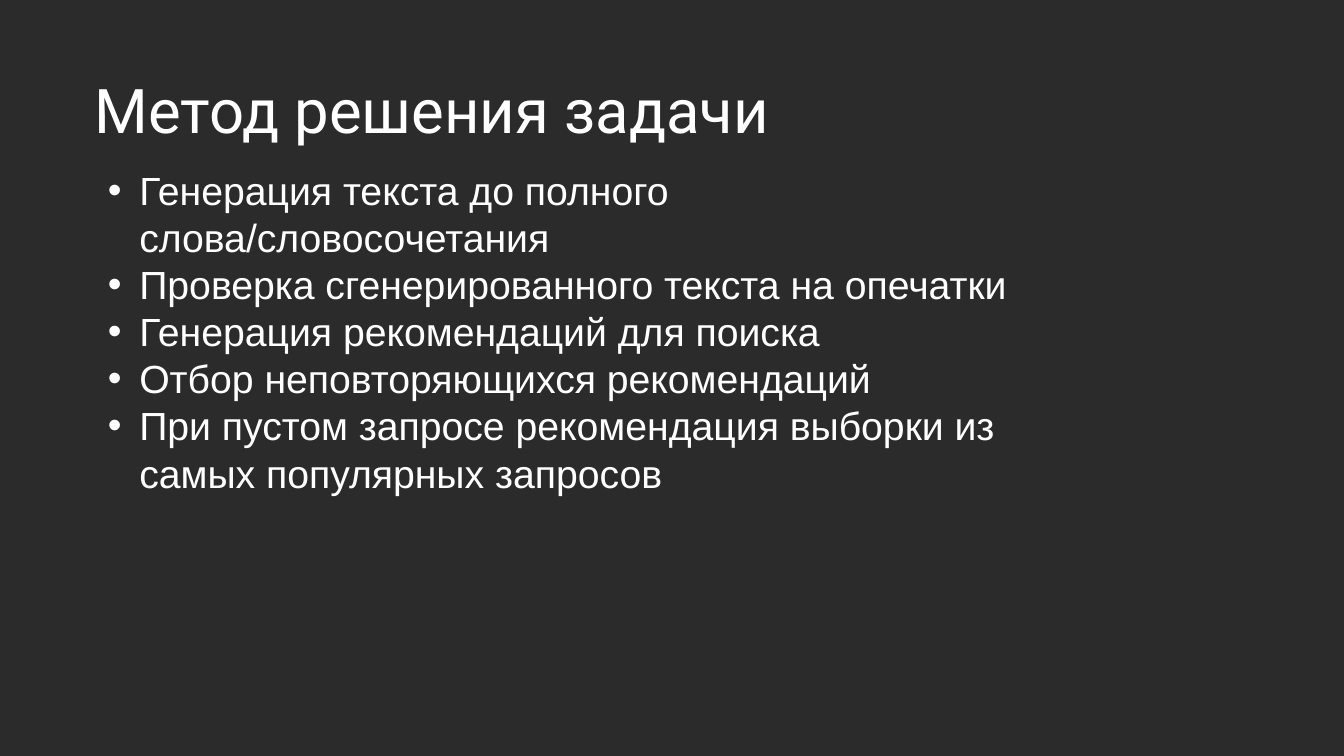
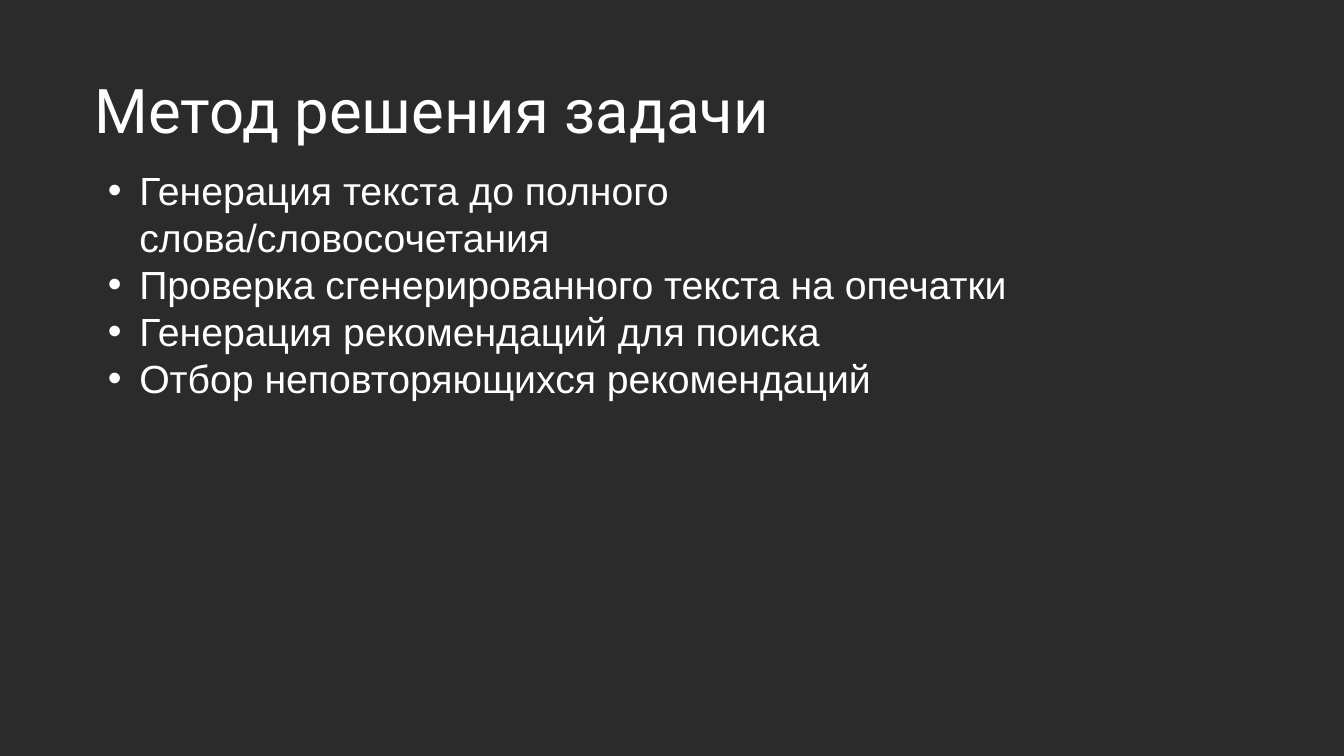
Before and after one commit to feodosiikotov/WildHack, a slide deck: slide 3 of DurkaScience.pptx. Drawn at 1344x756 pixels with LibreOffice and Linux fonts; fonts in the diff are those of the drawing; background and template pictures are left out; a plain dark background stands for a picture behind light text. Boxes give left, top, right and bottom in pixels: in the first picture for what was removed or moved away, otherwise in the second. Text is boxed around its words. In the diff, an @@ line names an element or a change of style, - is before the commit and + after.

```diff
--- a/DurkaScience.pptx
+++ b/DurkaScience.pptx
@@ text at (139, 411, 995, 496): paragraph removed @@
-• При пустом запросе рекомендация выборки из самых популярных запросов
```
Also in this commit, not shown: 3 other slides changed.
